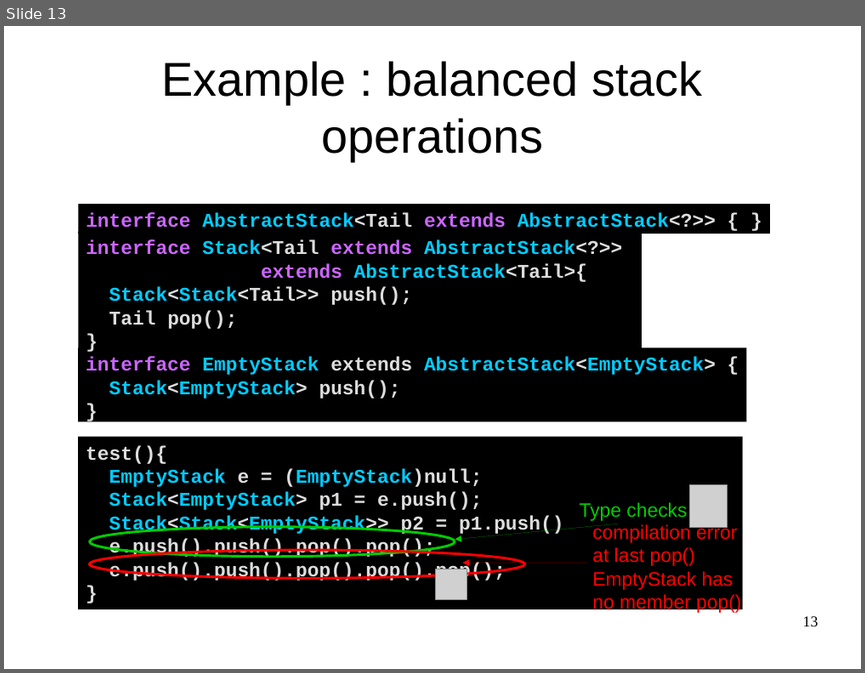
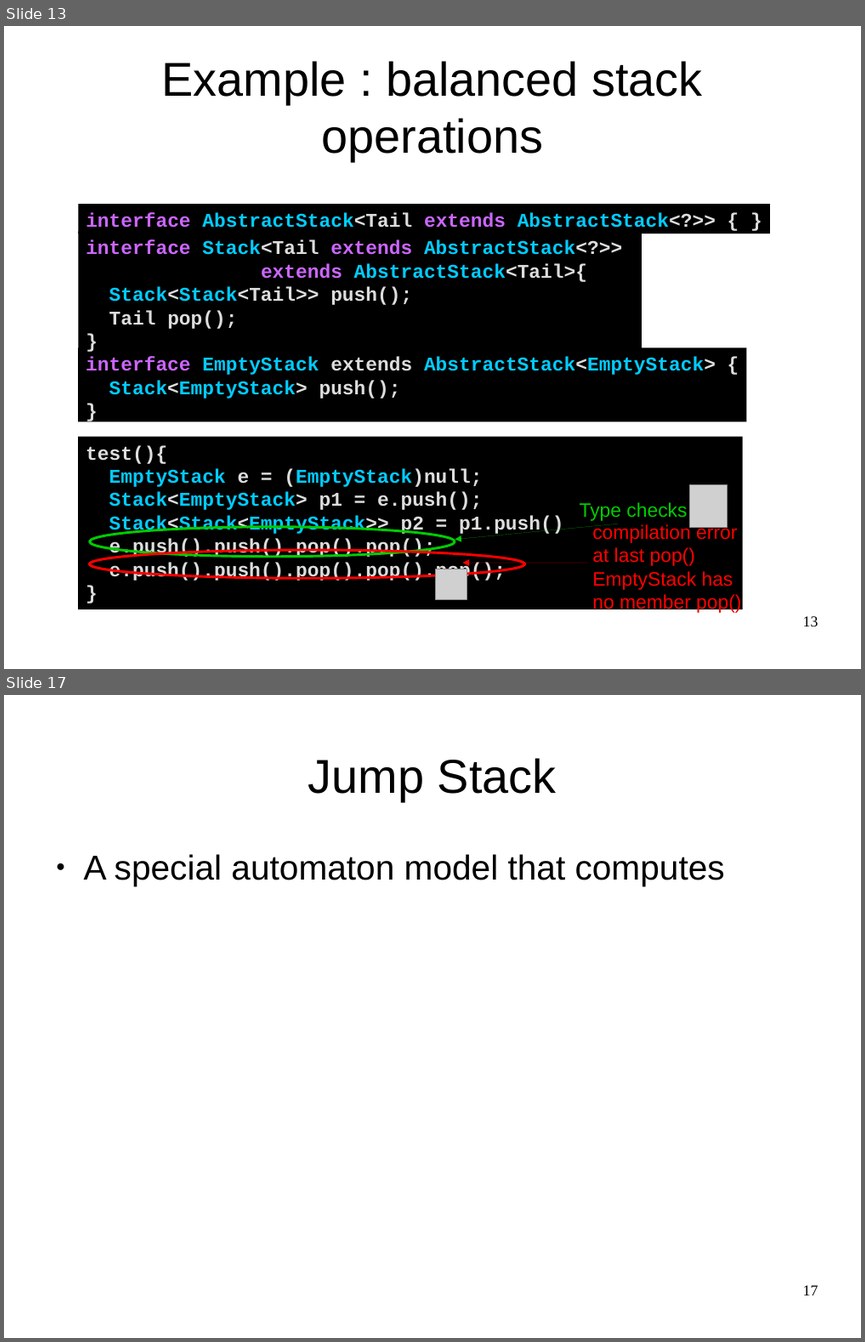
Before and after one commit to OriRoth/fling, a slide deck: Manuscripts/Thesis Seminar/Thesis Seminar.odp. Shown one above the other, each under a label of ours: slide 13 before the commit, slides 13 and 17 after it; the slides between them are not shown. The pictures are 865x673 and 865x1342 pixels, drawn with LibreOffice and Linux fonts; fonts in the diff are those of the drawing; grey boxes stand for pictures. Boxes give left, top, right and bottom in pixels: in the first picture for what was removed or moved away, otherwise in the second. Text is boxed around its words. In the diff, an @@ line names an element or a change of style, - is before the commit and + after.

```diff
--- a/Manuscripts/Thesis Seminar/Thesis Seminar.odp
+++ b/Manuscripts/Thesis Seminar/Thesis Seminar.odp
@@ slide 17 added at (4,695,861,1338), background #FFFFFF @@
@@ title added at (308,758,556,801), 44 pt, text #000000 @@
+Jump Stack
@@ text added at (84,854,725,886), 32 pt, text #000000 @@
+● A special automaton model that computes
@@ page number added at (803,1285,818,1295), 14 pt, text #000000 @@
+17
```
Also in this commit, not shown: 2 slides changed, 2 other slides added.
